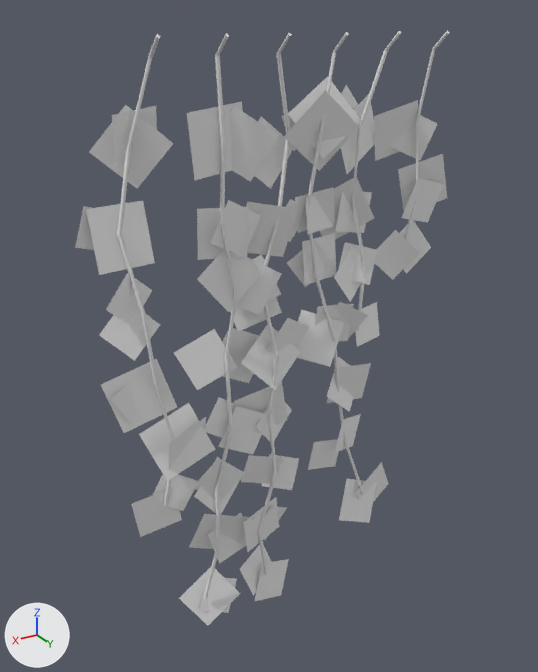
What one commit did to the glTF model src/assets/models/furniture/railVine.glb.
Camera for both pictures: a camera (50 mm lens) standing at (1.76, 2.54, 1.08) and looking at (0.09, -0.24, -0.3). The lights are fixed; the arrows at lower left show +X, +Y and +Z. The first picture is the older version. Materials are left out; every surface is plain grey. Where no turn or scale is listed for an object, it has been applied to the vertices.

The first picture shows 'Mesh_0', 'dyn_color_tint'.
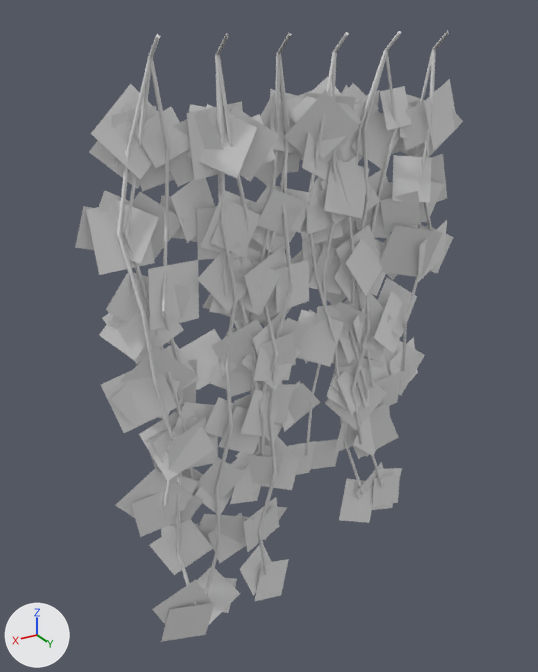
Boxes [x1, y1, x2, y2] around the edits, measured in the pictures (538 x 672 px):
'Mesh_3', added
    after: [102, 86, 463, 642]
'Mesh_5', added
    after: [89, 79, 458, 527]
'Mesh_4', added
    after: [125, 34, 436, 493]
'Mesh_2', added
    after: [149, 31, 449, 606]

Patch to the scene script:
```diff
--- a/src/assets/models/furniture/railVine.glb.py
+++ b/src/assets/models/furniture/railVine.glb.py
@@ me_mesh_5 @@
+me_mesh_5.from_pydata(...)  # 264 vertices, 132 faces; spans x -0.96..0.93, y -0.26..-0.05, z -1.51..0.86
@@ me_mesh_4 @@
+me_mesh_4.from_pydata(...)  # 390 vertices, 624 faces; spans x -0.81..0.8, y -0.18..-0.01, z -1.29..1.03
@@ me_mesh_3 @@
+me_mesh_3.from_pydata(...)  # 264 vertices, 132 faces; spans x -0.91..0.92, y -0.25..-0.01, z -1.81..0.81
@@ me_mesh_2 @@
+me_mesh_2.from_pydata(...)  # 390 vertices, 624 faces; spans x -0.71..0.69, y -0.18..-0.01, z -1.61..1.03
@@ ob_mesh_5 @@
+ob_mesh_5 = bpy.data.objects.new('Mesh_5', me_mesh_5)
+ob_mesh_5.location = (0.0, 0.0, 0.0)
@@ ob_mesh_4 @@
+ob_mesh_4 = bpy.data.objects.new('Mesh_4', me_mesh_4)
+ob_mesh_4.location = (0.0, 0.0, 0.0)
@@ ob_mesh_3 @@
+ob_mesh_3 = bpy.data.objects.new('Mesh_3', me_mesh_3)
+ob_mesh_3.location = (0.0, 0.0, 0.0)
@@ ob_mesh_2 @@
+ob_mesh_2 = bpy.data.objects.new('Mesh_2', me_mesh_2)
+ob_mesh_2.location = (0.0, 0.0, 0.0)
```
